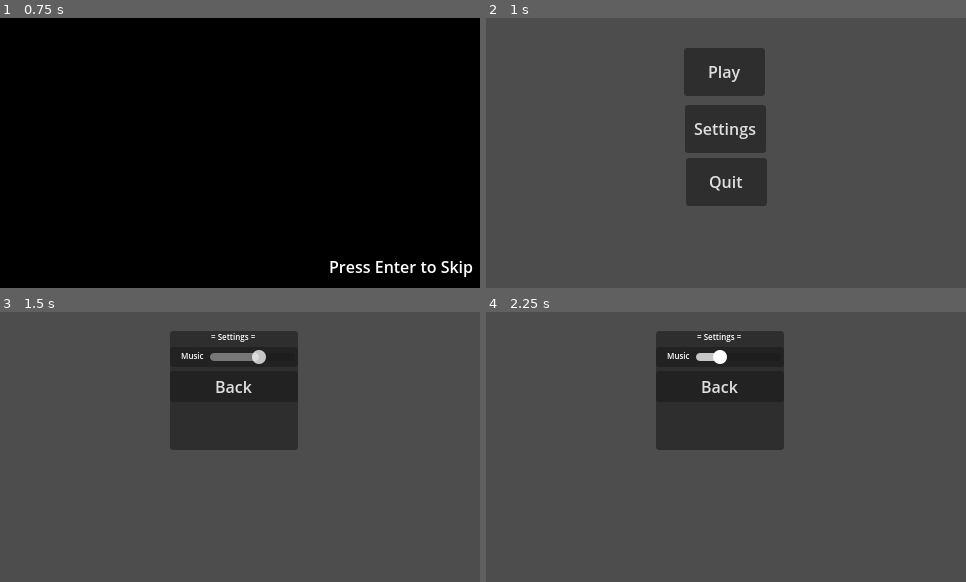
Above: before the commit, frames 1-4 (two rows, left to right).
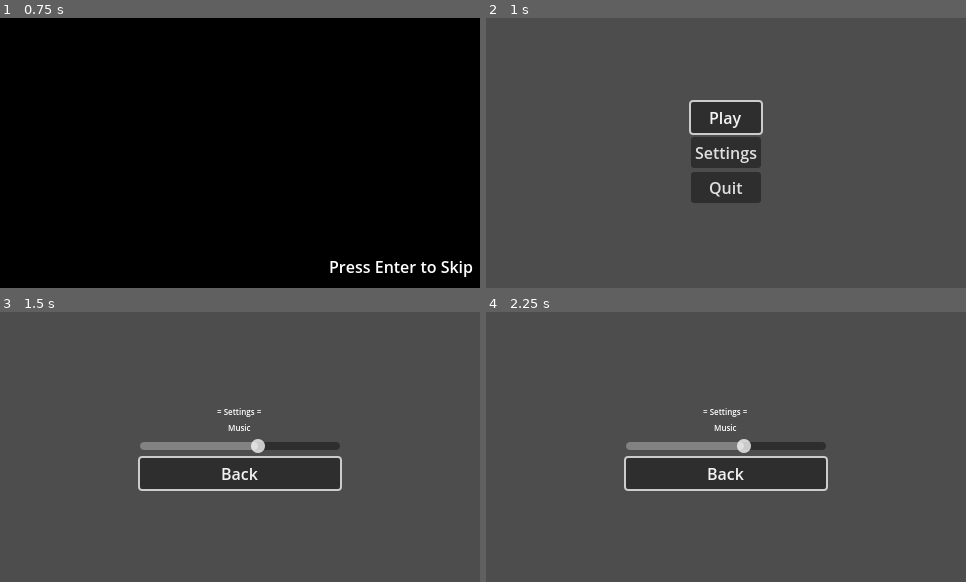
Above: after the commit, the same moments.

Repository: TLUHK-RIF22/multimeediumi_praktika_Ryhm_1
Game: Godot game, scene res://UI/Intro/Intro.tscn
Same seed, same stepped clock (60 frames per second), same inputs: the game is played once before the commit and once after it. Video files are missing from this copy of the repository; at most half a second of black plays in their place.
Inputs (mouse positions are in pixels of both pictures, inside the frame that each line leads up to):
- Up to frame 1 (0.75 s): tap Enter (ui_accept) at 0.5 s; hold Right (ui_right) from 0.53 s (still down)
- Up to frame 2 (1 s): keep holding Right (ui_right); tap Enter (ui_accept) at 0.77 s
- Up to frame 3 (1.5 s): release Right (ui_right) at 1.25 s; click "Settings" at 1.25 s
- Up to frame 4 (2.25 s): click (721, 357) at 2 s, where only the run before the commit has a clickable "Music"

Frame 1 is identical in both runs. In frame 2, 5.6% of the frame differs, in the area x 41-59%, y 11-70%; in frame 3, 17%; in frame 4, 17%, in the area x 28-72%, y 7-67%.

Commit message:
Controller support
MainMenu ja inGame menu on Keyboard & Controller toega

Diff:
--- /dev/null
+++ b/Meedia/Gamedev/Piggy/UI/MainMenu/Button.gd
@@ -0,0 +1,4 @@
+extends Button
+
+func _ready():
+	grab_focus()
--- a/Meedia/Gamedev/Piggy/UI/MainMenu/Settings/Settings.gd
+++ b/Meedia/Gamedev/Piggy/UI/MainMenu/Settings/Settings.gd
@@ -11,6 +11,5 @@
 	%AudioStreamPlayer.set_volume_db(Global.audioLevel)
 
 
-
-func _on_h_slider_drag_ended(_value_changed):
+func _on_h_slider_value_changed(value):
 	Global.audioLevel = %HSlider.value
--- a/Meedia/Gamedev/Piggy/UI/MainMenu/Settings/Settings.tscn
+++ b/Meedia/Gamedev/Piggy/UI/MainMenu/Settings/Settings.tscn
@@ -1,97 +1,52 @@
-[gd_scene load_steps=4 format=3 uid="uid://dtlc4uhxxugn7"]
+[gd_scene load_steps=5 format=3 uid="uid://dtlc4uhxxugn7"]
 
 [ext_resource type="Script" path="res://UI/MainMenu/Settings/Settings.gd" id="1_xj43s"]
 [ext_resource type="Theme" uid="uid://kqoqphpsnpbo" path="res://UI/MainMenu/game_theme.tres" id="2_larbb"]
 [ext_resource type="AudioStream" uid="uid://cu8l14cttsk3s" path="res://Audio/menüü põhi.mp3" id="3_6lvkd"]
+[ext_resource type="Script" path="res://UI/MainMenu/Button.gd" id="4_wcxox"]
 
 [node name="Settings" type="Node2D"]
 script = ExtResource("1_xj43s")
 
-[node name="Panel" type="Panel" parent="."]
-anchors_preset = 5
-anchor_left = 0.5
-anchor_right = 0.5
-offset_left = 170.0
-offset_top = 19.0
-offset_right = 298.0
-offset_bottom = 138.0
-grow_horizontal = 2
+[node name="AudioStreamPlayer" type="AudioStreamPlayer" parent="."]
+unique_name_in_owner = true
+stream = ExtResource("3_6lvkd")
 
-[node name="VBoxContainer" type="VBoxContainer" parent="Panel"]
-layout_mode = 1
+[node name="VBoxContainer" type="VBoxContainer" parent="."]
+custom_minimum_size = Vector2(200, 0)
 anchors_preset = 15
 anchor_right = 1.0
 anchor_bottom = 1.0
 grow_horizontal = 2
 grow_vertical = 2
+size_flags_vertical = 4
 
-[node name="Label" type="Label" parent="Panel/VBoxContainer"]
+[node name="Label" type="Label" parent="VBoxContainer"]
 layout_mode = 2
 theme = ExtResource("2_larbb")
 text = "= Settings ="
 horizontal_alignment = 1
 
-[node name="ResumeButton" type="Button" parent="Panel/VBoxContainer"]
-visible = false
+[node name="Music Volume" type="Label" parent="VBoxContainer"]
 layout_mode = 2
 theme = ExtResource("2_larbb")
-text = "Resume"
+text = "Music"
+horizontal_alignment = 1
 
-[node name="SaveButton" type="Button" parent="Panel/VBoxContainer"]
-visible = false
+[node name="HSlider" type="HSlider" parent="VBoxContainer"]
+unique_name_in_owner = true
 layout_mode = 2
-theme = ExtResource("2_larbb")
-text = "Save"
-
-[node name="LoadButton" type="Button" parent="Panel/VBoxContainer"]
-visible = false
-layout_mode = 2
-theme = ExtResource("2_larbb")
-text = "Load"
-
-[node name="MusicButton" type="Button" parent="Panel/VBoxContainer"]
-layout_mode = 2
-theme = ExtResource("2_larbb")
-text = " "
-
-[node name="Music" type="Label" parent="Panel/VBoxContainer/MusicButton"]
-layout_mode = 2
-anchor_left = 0.026
-anchor_right = 0.026
-offset_left = 7.672
-offset_top = 3.0
-offset_right = 135.672
-offset_bottom = 26.0
-text = "Music"
-
-[node name="HSlider" type="HSlider" parent="Panel/VBoxContainer/MusicButton/Music"]
-unique_name_in_owner = true
-layout_mode = 0
-offset_left = 29.0
-offset_top = -1.0
-offset_right = 114.0
-offset_bottom = 15.0
 min_value = -30.0
 max_value = 20.0
 
-[node name="AudioStreamPlayer" type="AudioStreamPlayer" parent="Panel/VBoxContainer/MusicButton/Music"]
-unique_name_in_owner = true
-process_mode = 2
-stream = ExtResource("3_6lvkd")
-volume_db = 5.536
-autoplay = true
-
-[node name="Settings" type="Button" parent="Panel/VBoxContainer"]
-visible = false
-layout_mode = 2
-theme = ExtResource("2_larbb")
-text = "Settings
-"
-
-[node name="BackButton" type="Button" parent="Panel/VBoxContainer"]
+[node name="BackButton" type="Button" parent="VBoxContainer"]
 layout_mode = 2
 tooltip_text = "Press to enter the GAME"
 text = "Back"
+script = ExtResource("4_wcxox")
 
-[connection signal="drag_ended" from="Panel/VBoxContainer/MusicButton/Music/HSlider" to="." method="_on_h_slider_drag_ended"]
-[connection signal="pressed" from="Panel/VBoxContainer/BackButton" to="." method="_on_back_button_pressed"]
+[node name="Camera2D" type="Camera2D" parent="."]
+visible = false
+
+[connection signal="value_changed" from="VBoxContainer/HSlider" to="." method="_on_h_slider_value_changed"]
+[connection signal="pressed" from="VBoxContainer/BackButton" to="." method="_on_back_button_pressed"]
--- a/Meedia/Gamedev/Piggy/UI/MainMenu/main.tscn
+++ b/Meedia/Gamedev/Piggy/UI/MainMenu/main.tscn
@@ -1,44 +1,44 @@
-[gd_scene load_steps=5 format=3 uid="uid://pqoidl1vn4w5"]
+[gd_scene load_steps=6 format=3 uid="uid://pqoidl1vn4w5"]
 
 [ext_resource type="Script" path="res://UI/MainMenu/main.gd" id="1_qwy1y"]
 [ext_resource type="PackedScene" uid="uid://mcobavk7ibdf" path="res://Levels/LevelB3.tscn" id="2_b5r2g"]
 [ext_resource type="AudioStream" uid="uid://8kuc357fff4u" path="res://Audio/piggy_theme.mp3" id="2_k41pm"]
 [ext_resource type="PackedScene" uid="uid://dtlc4uhxxugn7" path="res://UI/MainMenu/Settings/Settings.tscn" id="3_jt0f4"]
+[ext_resource type="Script" path="res://UI/MainMenu/Button.gd" id="4_ylxuc"]
 
 [node name="Main" type="Node2D"]
 script = ExtResource("1_qwy1y")
 firstLevel = ExtResource("2_b5r2g")
 settings = ExtResource("3_jt0f4")
 
-[node name="PlayButton" type="Button" parent="."]
-offset_left = 198.0
-offset_top = 30.0
-offset_right = 279.0
-offset_bottom = 78.0
-tooltip_text = "Press to enter the GAME"
-text = "Play"
-
-[node name="SettingsButton" type="Button" parent="."]
-offset_left = 199.0
-offset_top = 87.0
-offset_right = 280.0
-offset_bottom = 135.0
-tooltip_text = "Press to change the Settings"
-text = "Settings"
-
-[node name="QuitButton" type="Button" parent="."]
-offset_left = 200.0
-offset_top = 140.0
-offset_right = 281.0
-offset_bottom = 188.0
-tooltip_text = "Leaving already?"
-text = "Quit"
-
 [node name="AudioStreamPlayer" type="AudioStreamPlayer" parent="."]
 unique_name_in_owner = true
 stream = ExtResource("2_k41pm")
 autoplay = true
 
-[connection signal="pressed" from="PlayButton" to="." method="_on_play_button_pressed"]
-[connection signal="pressed" from="SettingsButton" to="." method="_on_settings_button_pressed"]
-[connection signal="pressed" from="QuitButton" to="." method="_on_quit_button_pressed"]
+[node name="CenterContainer" type="CenterContainer" parent="."]
+offset_right = 480.0
+offset_bottom = 270.0
+
+[node name="VBoxContainer" type="VBoxContainer" parent="CenterContainer"]
+layout_mode = 2
+
+[node name="PlayButton" type="Button" parent="CenterContainer/VBoxContainer"]
+layout_mode = 2
+tooltip_text = "Press to enter the GAME"
+text = "Play"
+script = ExtResource("4_ylxuc")
+
+[node name="SettingsButton" type="Button" parent="CenterContainer/VBoxContainer"]
+layout_mode = 2
+tooltip_text = "Press to change the Settings"
+text = "Settings"
+
+[node name="QuitButton" type="Button" parent="CenterContainer/VBoxContainer"]
+layout_mode = 2
+tooltip_text = "Leaving already?"
+text = "Quit"
+
+[connection signal="pressed" from="CenterContainer/VBoxContainer/PlayButton" to="." method="_on_play_button_pressed"]
+[connection signal="pressed" from="CenterContainer/VBoxContainer/SettingsButton" to="." method="_on_settings_button_pressed"]
+[connection signal="pressed" from="CenterContainer/VBoxContainer/QuitButton" to="." method="_on_quit_button_pressed"]
--- a/Meedia/Gamedev/Piggy/UI/PausMenu/paus_menu.gd
+++ b/Meedia/Gamedev/Piggy/UI/PausMenu/paus_menu.gd
@@ -16,8 +16,10 @@
 func _on_game_manager_toggle_game_paused(is_paused : bool):
 	if(is_paused):
 		show()
+		%ResumeButton.grab_focus()
 		%HSlider.set_value(Global.audioLevel)
 		%AudioStreamPlayer.play()
+
 	else:
 		hide()
 		%AudioStreamPlayer.stop()
@@ -30,8 +32,5 @@
 	get_tree().quit()
 
 
-
-
-
-func _on_h_slider_drag_ended(_value_changed):
+func _on_h_slider_value_changed(value):
 	Global.audioLevel = %HSlider.value
--- a/Meedia/Gamedev/Piggy/UI/PausMenu/paus_menu.tscn
+++ b/Meedia/Gamedev/Piggy/UI/PausMenu/paus_menu.tscn
@@ -1,12 +1,12 @@
-[gd_scene load_steps=4 format=3 uid="uid://c2fox34yy7p53"]
+[gd_scene load_steps=5 format=3 uid="uid://c2fox34yy7p53"]
 
 [ext_resource type="Script" path="res://UI/PausMenu/paus_menu.gd" id="1_ib6dp"]
 [ext_resource type="Theme" uid="uid://kqoqphpsnpbo" path="res://UI/MainMenu/game_theme.tres" id="2_e0add"]
 [ext_resource type="AudioStream" uid="uid://cu8l14cttsk3s" path="res://Audio/menüü põhi.mp3" id="3_7onch"]
+[ext_resource type="Script" path="res://UI/MainMenu/Button.gd" id="3_mseb5"]
 
 [node name="PausMenu" type="Control"]
 process_mode = 2
-visible = false
 layout_mode = 3
 anchors_preset = 5
 anchor_left = 0.5
@@ -14,16 +14,24 @@
 grow_horizontal = 2
 script = ExtResource("1_ib6dp")
 
+[node name="AudioStreamPlayer" type="AudioStreamPlayer" parent="."]
+unique_name_in_owner = true
+process_mode = 2
+stream = ExtResource("3_7onch")
+volume_db = 10.312
+autoplay = true
+
 [node name="Panel" type="Panel" parent="."]
 layout_mode = 1
 anchors_preset = 5
 anchor_left = 0.5
 anchor_right = 0.5
-offset_left = -49.0
-offset_top = 4.0
-offset_right = 79.0
-offset_bottom = 123.0
+offset_left = -75.0
+offset_top = 50.0
+offset_right = 75.0
+offset_bottom = 150.0
 grow_horizontal = 2
+scale = Vector2(0.989705, 1)
 
 [node name="VBoxContainer" type="VBoxContainer" parent="Panel"]
 layout_mode = 1
@@ -40,53 +48,17 @@
 horizontal_alignment = 1
 
 [node name="ResumeButton" type="Button" parent="Panel/VBoxContainer"]
+unique_name_in_owner = true
 layout_mode = 2
 theme = ExtResource("2_e0add")
 text = "Resume"
+script = ExtResource("3_mseb5")
 
-[node name="SaveButton" type="Button" parent="Panel/VBoxContainer"]
-visible = false
+[node name="HSlider" type="HSlider" parent="Panel/VBoxContainer"]
+unique_name_in_owner = true
 layout_mode = 2
-theme = ExtResource("2_e0add")
-text = "Save"
-
-[node name="LoadButton" type="Button" parent="Panel/VBoxContainer"]
-visible = false
-layout_mode = 2
-theme = ExtResource("2_e0add")
-text = "Load"
-
-[node name="MusicButton" type="Button" parent="Panel/VBoxContainer"]
-layout_mode = 2
-theme = ExtResource("2_e0add")
-text = " "
-
-[node name="Music" type="Label" parent="Panel/VBoxContainer/MusicButton"]
-layout_mode = 2
-anchor_left = 0.026
-anchor_right = 0.026
-offset_left = 7.672
-offset_top = 3.0
-offset_right = 135.672
-offset_bottom = 26.0
-text = "Music"
-
-[node name="HSlider" type="HSlider" parent="Panel/VBoxContainer/MusicButton/Music"]
-unique_name_in_owner = true
-layout_mode = 0
-offset_left = 29.0
-offset_top = -1.0
-offset_right = 114.0
-offset_bottom = 15.0
 min_value = -60.0
 max_value = 10.0
-
-[node name="AudioStreamPlayer" type="AudioStreamPlayer" parent="Panel/VBoxContainer/MusicButton/Music"]
-unique_name_in_owner = true
-process_mode = 2
-stream = ExtResource("3_7onch")
-volume_db = 10.312
-autoplay = true
 
 [node name="Settings" type="Button" parent="Panel/VBoxContainer"]
 visible = false
@@ -101,6 +73,6 @@
 text = "Exit"
 
 [connection signal="pressed" from="Panel/VBoxContainer/ResumeButton" to="." method="_on_resume_button_pressed"]
-[connection signal="drag_ended" from="Panel/VBoxContainer/MusicButton/Music/HSlider" to="." method="_on_h_slider_drag_ended"]
+[connection signal="value_changed" from="Panel/VBoxContainer/HSlider" to="." method="_on_h_slider_value_changed"]
 [connection signal="pressed" from="Panel/VBoxContainer/Settings" to="." method="_on_settings_pressed"]
 [connection signal="pressed" from="Panel/VBoxContainer/ExitButton" to="." method="_on_exit_button_pressed"]
--- /dev/null
+++ b/Meedia/Gamedev/Piggy/control.tscn
@@ -0,0 +1,61 @@
+[gd_scene load_steps=2 format=3 uid="uid://bwg7e48e38mk8"]
+
+[ext_resource type="Script" path="res://UI/MainMenu/Button.gd" id="1_vpok0"]
+
+[node name="Control" type="Control"]
+layout_mode = 3
+anchors_preset = 15
+anchor_right = 1.0
+anchor_bottom = 1.0
+grow_horizontal = 2
+grow_vertical = 2
+
+[node name="CenterContainer" type="CenterContainer" parent="."]
+layout_mode = 1
+anchors_preset = 15
+anchor_right = 1.0
+anchor_bottom = 1.0
+grow_horizontal = 2
+grow_vertical = 2
+
+[node name="VBoxContainer" type="VBoxContainer" parent="CenterContainer"]
+layout_mode = 2
+
+[node name="Button" type="Button" parent="CenterContainer/VBoxContainer"]
+layout_mode = 2
+text = "Button
+"
+script = ExtResource("1_vpok0")
+
+[node name="Button2" type="Button" parent="CenterContainer/VBoxContainer"]
+layout_mode = 2
+text = "Button
+"
+
+[node name="Button3" type="Button" parent="CenterContainer/VBoxContainer"]
+layout_mode = 2
+text = "Button
+"
+
+[node name="Button4" type="Button" parent="CenterContainer/VBoxContainer"]
+layout_mode = 2
+text = "Button
+"
+
+[node name="HBoxContainer" type="HBoxContainer" parent="CenterContainer/VBoxContainer"]
+layout_mode = 2
+
+[node name="Button5" type="Button" parent="CenterContainer/VBoxContainer/HBoxContainer"]
+layout_mode = 2
+text = "Button
+"
+
+[node name="Button6" type="Button" parent="CenterContainer/VBoxContainer/HBoxContainer"]
+layout_mode = 2
+text = "Button
+"
+
+[node name="Button7" type="Button" parent="CenterContainer/VBoxContainer/HBoxContainer"]
+layout_mode = 2
+text = "Button
+"
--- a/Meedia/Gamedev/Piggy/project.godot
+++ b/Meedia/Gamedev/Piggy/project.godot
@@ -102,6 +102,7 @@
 "deadzone": 0.5,
 "events": [Object(InputEventKey,"resource_local_to_scene":false,"resource_name":"","device":-1,"window_id":0,"alt_press …(194 unchanged characters)…
 , Object(InputEventKey,"resource_local_to_scene":false,"resource_name":"","device":-1,"window_id":0,"alt_pressed":false,"shift_pressed":false,"ctrl_pressed":false,"meta_pressed":false,"pressed":false,"keycode":0,"physical_keycode":73,"key_label":0,"unicode":105,"echo":false,"script":null)
+, Object(InputEventJoypadMotion,"resource_local_to_scene":false,"resource_name":"","device":-1,"axis":4,"axis_value":1.0,"script":null)
 ]
 }
 
